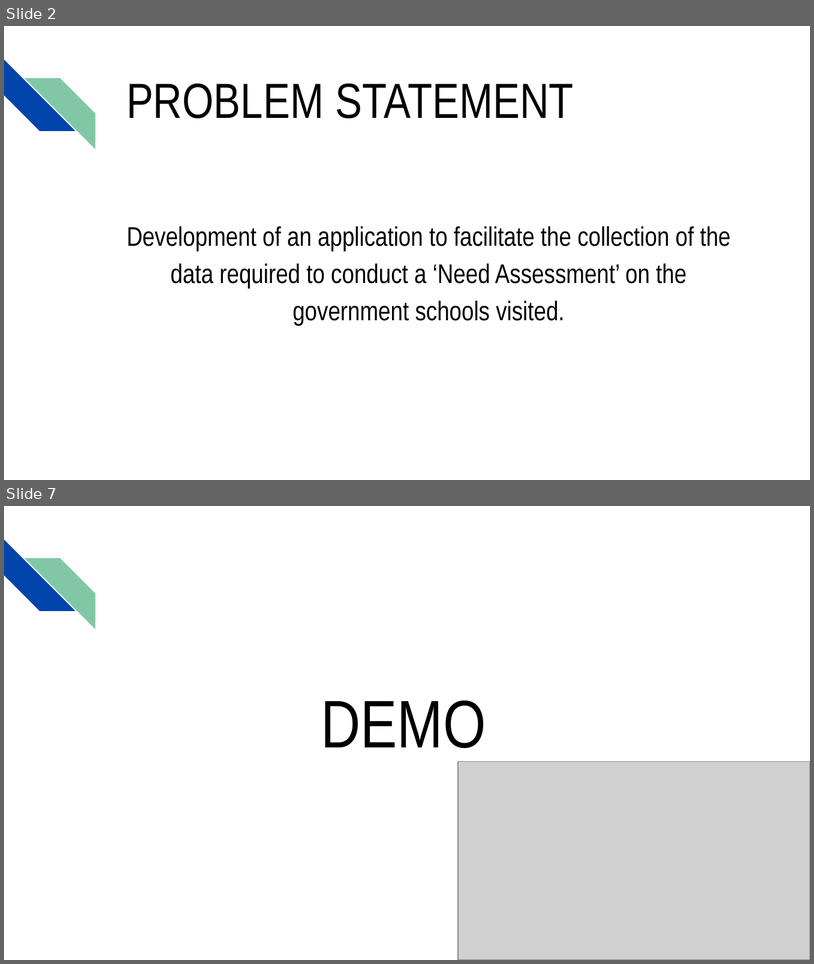
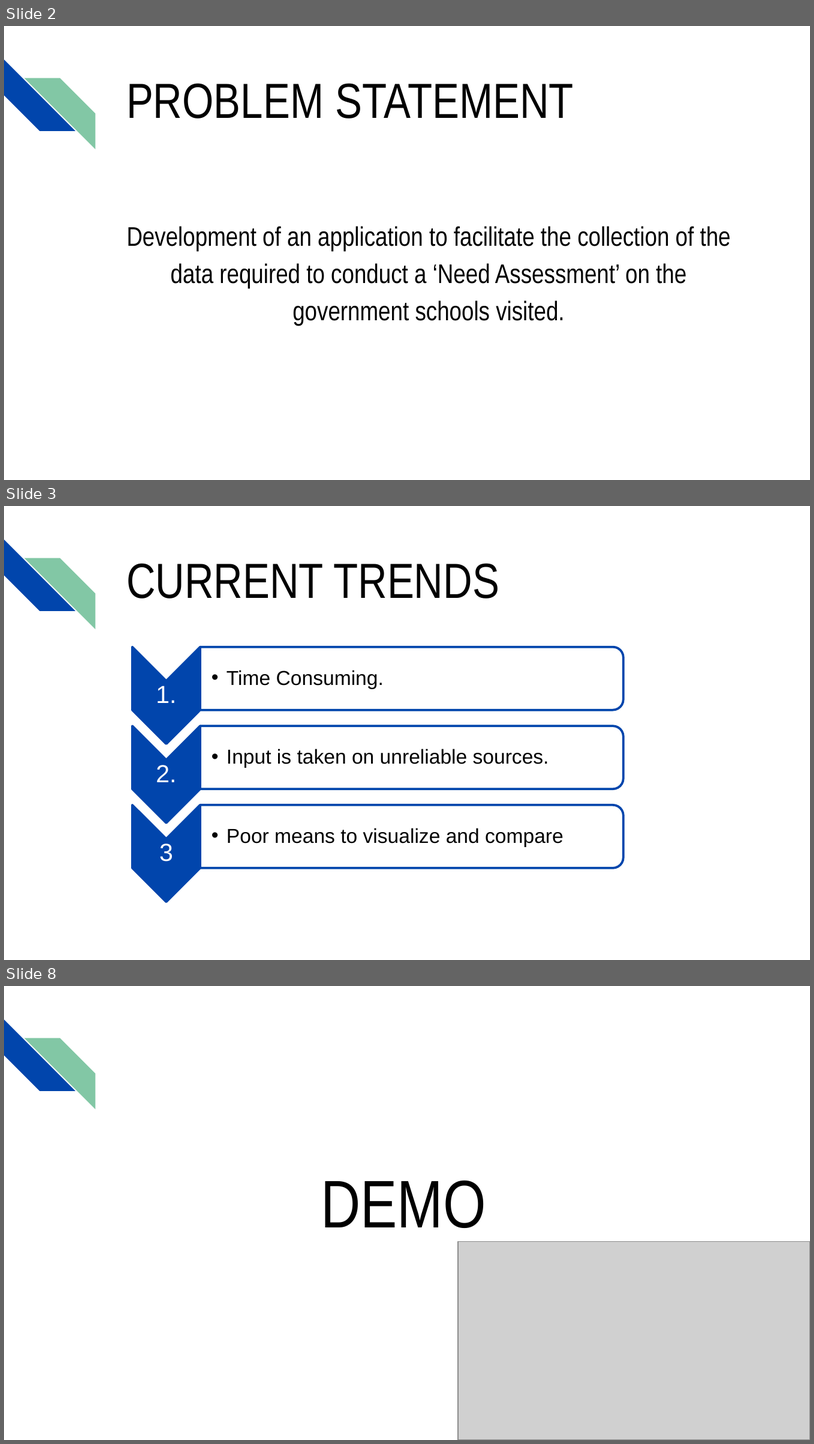
Before and after one commit to Bengaluru18/team-4, a slide deck: jpmc.pptx. Shown one above the other, each under a label of ours: slides 2 and 7 before the commit, slides 2, 3 and 8 after it; the slides between them are not shown. The pictures are 814x964 and 814x1444 pixels, drawn with LibreOffice and Linux fonts; fonts in the diff are those of the drawing; grey boxes stand for pictures. Boxes give left, top, right and bottom in pixels: in the first picture for what was removed or moved away, otherwise in the second. Text is boxed around its words. In the diff, an @@ line names an element or a change of style, - is before the commit and + after.

```diff
--- a/jpmc.pptx
+++ b/jpmc.pptx
@@ slide 3 added at bbox=[4, 506, 810, 960], background #FFFFFF; not listed: 2 template elements that a slide beside it also shows @@
@@ title added at bbox=[126, 563, 500, 598], 44 pt, text #000000 @@
+CURRENT TRENDS
@@ group added at bbox=[132, 647, 624, 902]: 6 texts, 3 chevrons, 3 round same rects @@
+1.
+  •• Time Consuming.
+2.
+  •• Input is taken on unreliable sources.
+3
+  •• Poor means to visualize and compare
@@ what was slide 7 is now slide 8 @@
```
Also in this commit, not shown: 5 slides changed, 1 other slide added.
